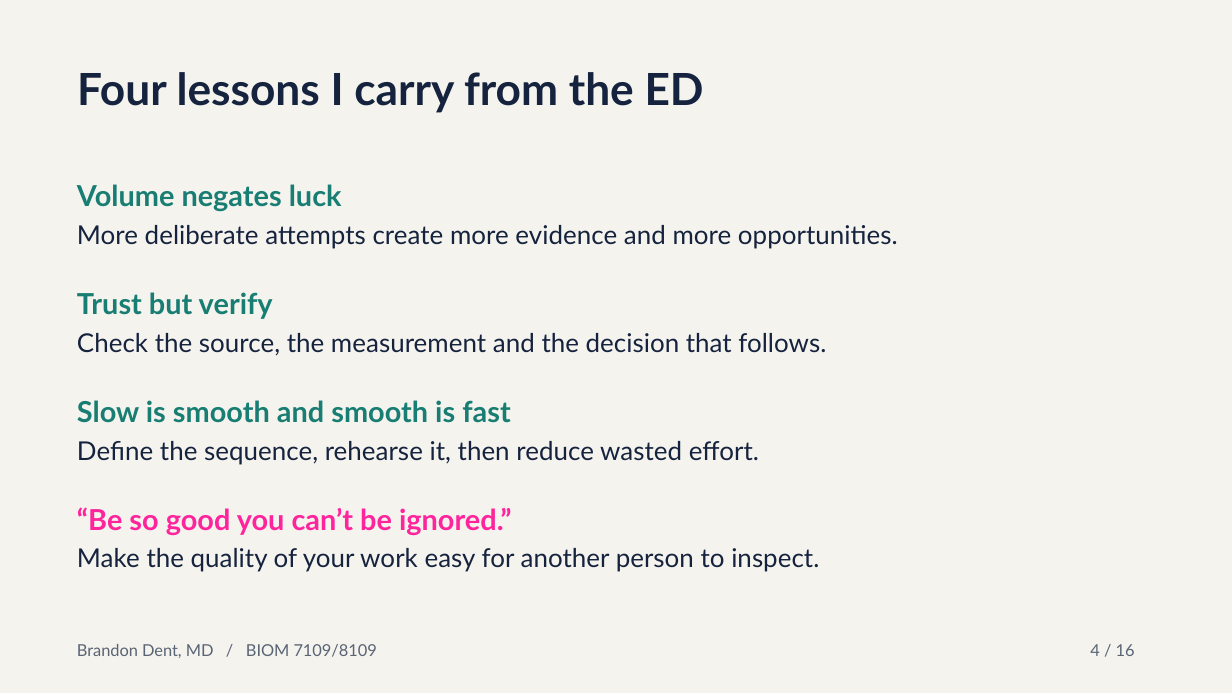
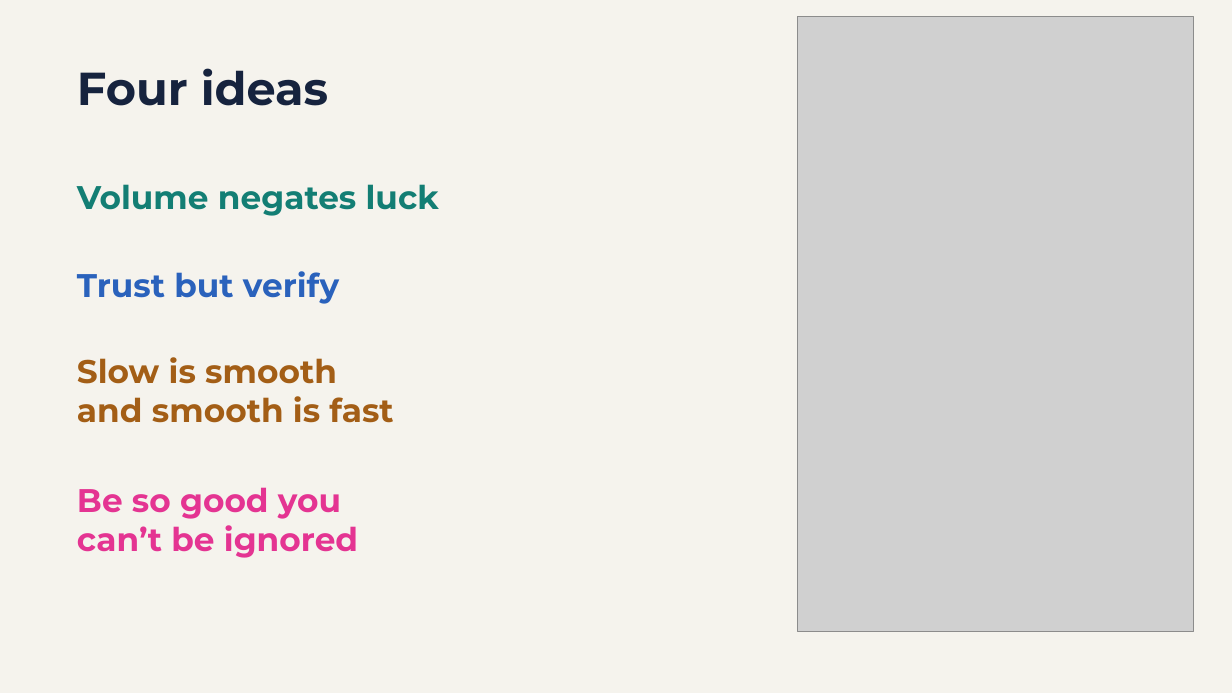
Before and after one commit to bGOATnote/goatnote-disposition, a slide deck: slide 3 of presentation/GOATnote-Clinical-AI-Lessons-for-Biomedical-Engineers-Student-Edition.pptx (slide 4 before the commit). Drawn at 1232x693 pixels with LibreOffice and Linux fonts; fonts in the diff are those of the drawing; grey boxes stand for pictures. Boxes give left, top, right and bottom in pixels: in the first picture for what was removed or moved away, otherwise in the second. Text is boxed around its words. In the diff, an @@ line names an element or a change of style, - is before the commit and + after.

Commit message:
Refine student deck around four colored ideas in Montserrat

```diff
--- a/presentation/GOATnote-Clinical-AI-Lessons-for-Biomedical-Engineers-Student-Edition.pptx
+++ b/presentation/GOATnote-Clinical-AI-Lessons-for-Biomedical-Engineers-Student-Edition.pptx
@@ picture added at [798, 17, 1194, 631] @@
@@ text removed at [77, 72, 704, 113] @@
-Four lessons I carry from the ED
@@ text added at [77, 68, 328, 106], 36 pt, text #16233E, bold @@
+Four ideas
@@ text "Volume negates luck" at [77, 184, 439, 216]: size 22.5 to 25.5 pt, font Lato to Montserrat, text colour #187D73 to #137E74 @@
@@ text removed at [77, 225, 898, 249] @@
-More deliberate attempts create more evidence and more opportunities.
@@ text "Trust but verify": place and size @@
-text "Trust but verify" at [77, 292, 273, 319]
+text "Trust but verify" at [77, 271, 339, 304]
@@ text "Trust but verify" at [77, 271, 339, 304]: size 22.5 to 25.5 pt, font Lato to Montserrat, text colour #187D73 to #2A62BC @@
@@ text at [77, 357, 393, 423]: text changed; size 22.5 to 25.5 pt; font Lato to Montserrat; text colour #187D73 to #A35E16 @@
-Slow is smooth and smooth is fast
+Slow is smooth
+and smooth is fast
@@ text removed at [77, 333, 826, 356] @@
-Check the source, the measurement and the decision that follows.
@@ text removed at [77, 441, 759, 464] @@
-Define the sequence, rehearse it, then reduce wasted effort.
@@ text at [77, 487, 358, 558]: text changed; size 22.5 to 25.5 pt; font Lato to Montserrat; text colour #FF249C to #E43492 @@
-“Be so good you can’t be ignored.”
+Be so good you
+can’t be ignored
@@ text removed at [77, 548, 819, 572] @@
-Make the quality of your work easy for another person to inspect.
@@ text removed at [77, 644, 377, 658] @@
-Brandon Dent, MD / BIOM 7109/8109
@@ text removed at [1090, 644, 1135, 656] @@
-4 / 16
```
Also in this commit, not shown: 3 other slides changed, 12 slides added, 12 slides removed, 3 other files.
